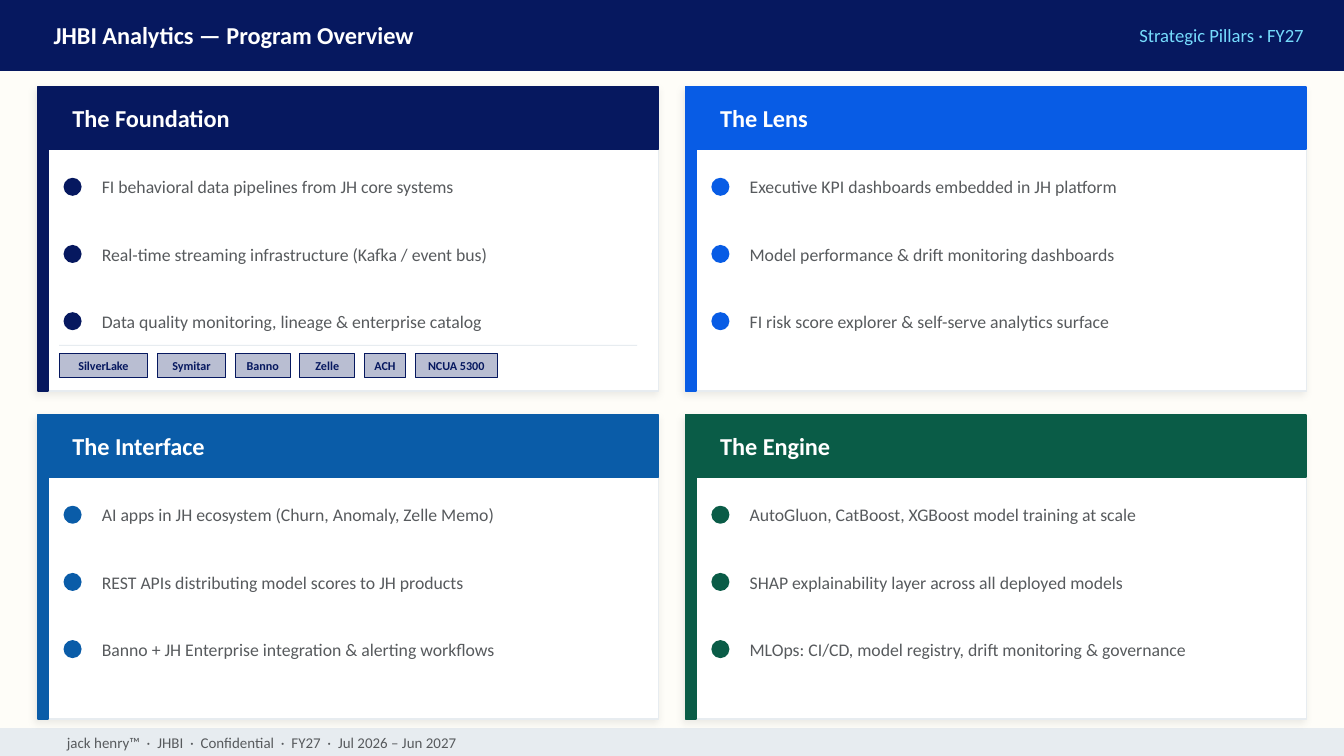
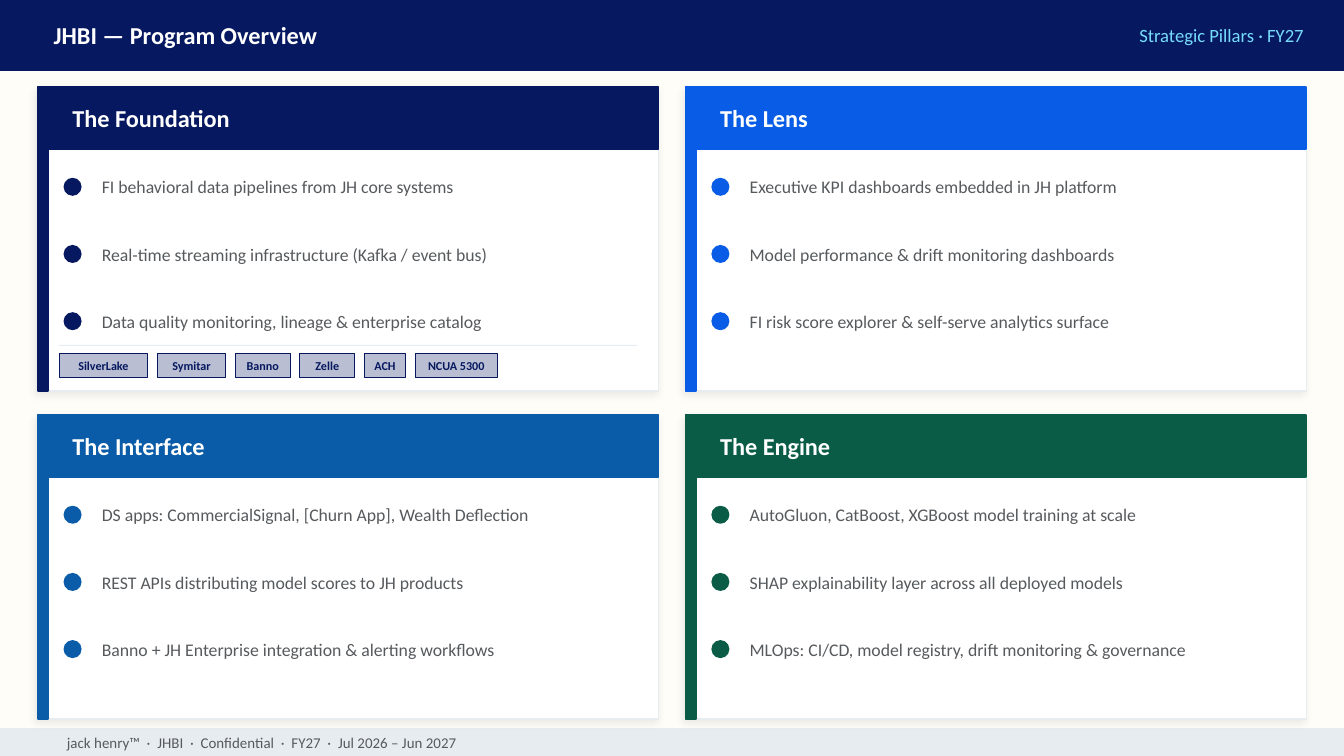
Before and after one commit to MonkeyWrenchGang/jhai_presentations, a slide deck: slide 4 of jhbi-roadmap-2026.pptx. Drawn at 1344x756 pixels with LibreOffice and Linux fonts; fonts in the diff are those of the drawing. Boxes give left, top, right and bottom in pixels: in the first picture for what was removed or moved away, otherwise in the second. Text is boxed around its words. In the diff, an @@ line names an element or a change of style, - is before the commit and + after.

Commit message:
QA pass: remove JHBI Analytics → JHBI everywhere; sync Q_INITIATIVES and DELIVERABLES to new app names

```diff
--- a/jhbi-roadmap-2026.pptx
+++ b/jhbi-roadmap-2026.pptx
@@ text at <box>54,27,317,48</box>: text changed @@
-JHBI Analytics — Program Overview
+JHBI — Program Overview
@@ text at <box>102,508,529,524</box>: text changed @@
-AI apps in JH ecosystem (Churn, Anomaly, Zelle Memo)
+DS apps: CommercialSignal, [Churn App], Wealth Deflection
```
Also in this commit, not shown: 6 other slides changed.
